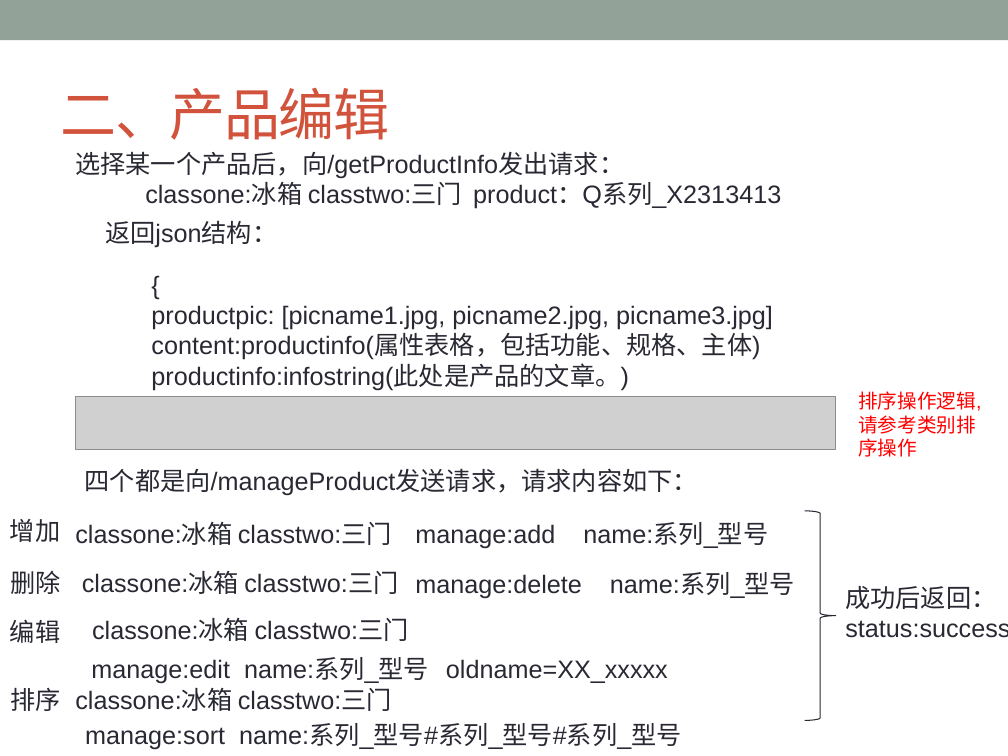
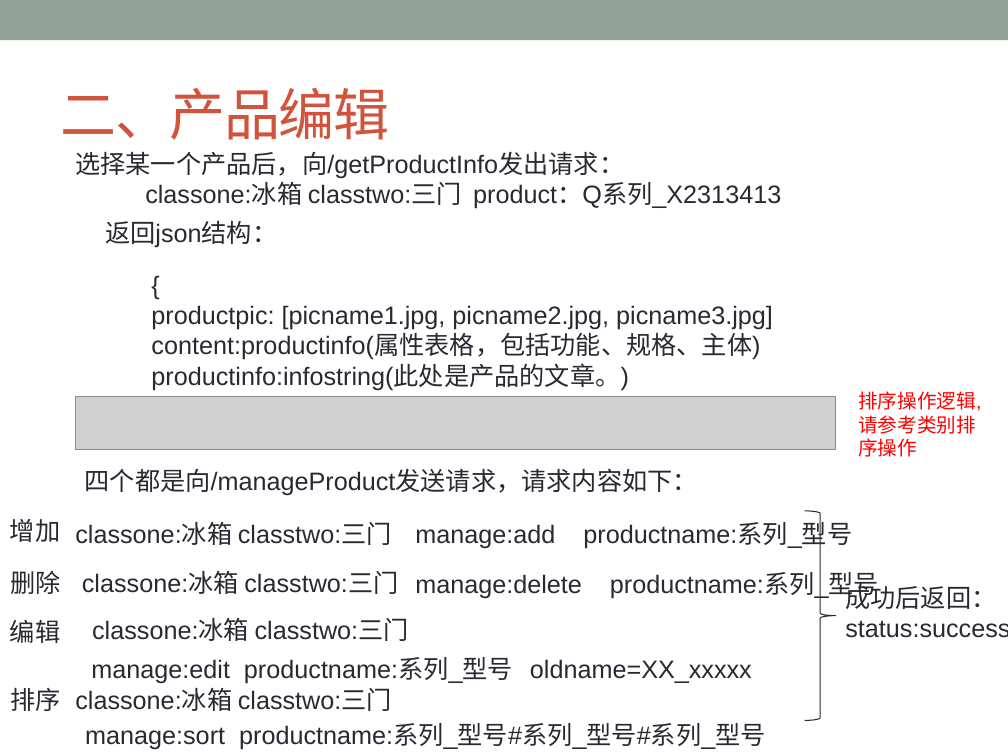
Before and after one commit to ChanSeaThink/LULLGREE, a slide deck: slide 13 of ZSGree前后端逻辑及接口.pptx. Drawn at 1008x756 pixels with LibreOffice and Linux fonts; fonts in the diff are those of the drawing; grey boxes stand for pictures. Boxes give left, top, right and bottom in pixels: in the first picture for what was removed or moved away, otherwise in the second. Text is boxed around its words. In the diff, an @@ line names an element or a change of style, - is before the commit and + after.

```diff
--- a/ZSGree前后端逻辑及接口.pptx
+++ b/ZSGree前后端逻辑及接口.pptx
@@ text at (415, 523, 852, 549): text changed @@
-manage:add name:系列_型号
+manage:add productname:系列_型号
@@ text at (415, 572, 879, 598): text changed @@
-manage:delete name:系列_型号
+manage:delete productname:系列_型号
@@ text at (91, 658, 752, 684): text changed @@
-manage:edit name:系列_型号 oldname=XX_xxxxx
+manage:edit productname:系列_型号 oldname=XX_xxxxx
@@ text at (85, 724, 766, 750): text changed @@
-manage:sort name:系列_型号#系列_型号#系列_型号
+manage:sort productname:系列_型号#系列_型号#系列_型号
```
Also in this commit, not shown: 2 other slides changed, 1 other file.
